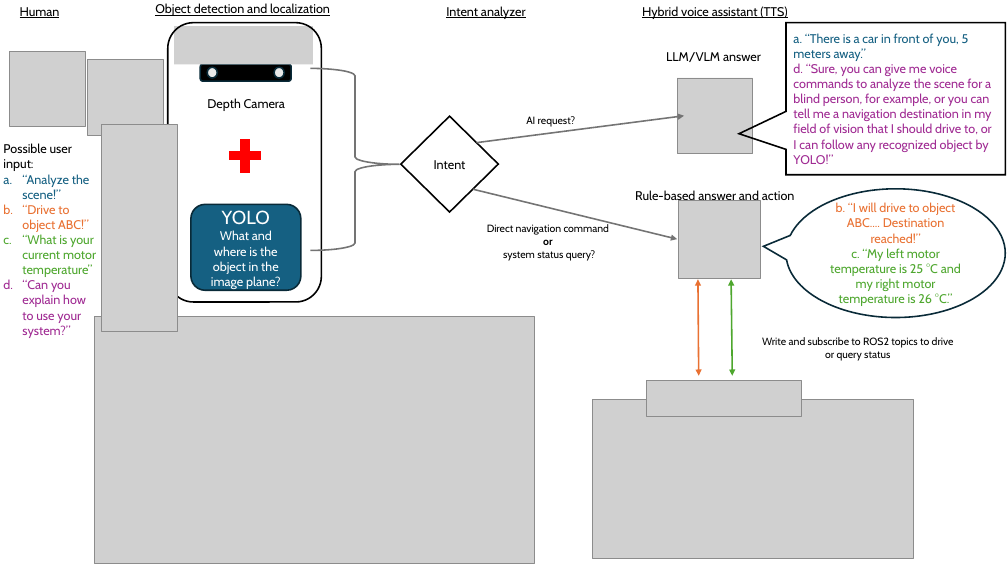
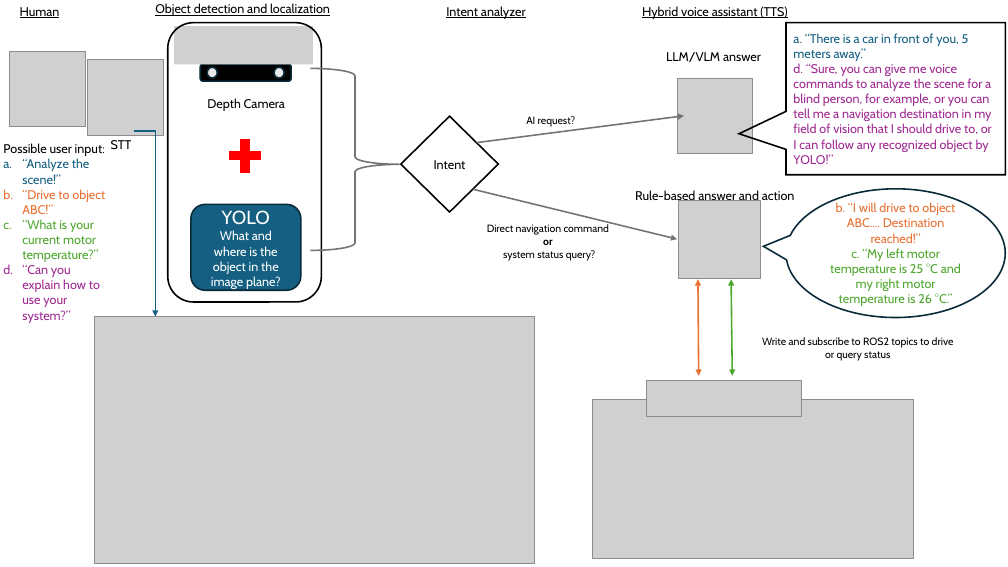
Before and after one commit to TKL01/IEEE-Technology-and-Society-Draft, a slide deck: slide 1 of images/framework_architecture.pptx. Drawn at 1008x567 pixels with LibreOffice and Linux fonts; fonts in the diff are those of the drawing; grey boxes stand for pictures. Boxes give left, top, right and bottom in pixels: in the first picture for what was removed or moved away, otherwise in the second. Text is boxed around its words. In the diff, an @@ line names an element or a change of style, - is before the commit and + after.

```diff
--- a/images/framework_architecture.pptx
+++ b/images/framework_architecture.pptx
@@ picture removed at [102, 125, 178, 332] @@
@@ elbow arrow added from (135, 130) to (155, 317), #156082 1.5 pt @@
@@ text at [22, 219, 98, 262]: text changed @@
-c. “What is your current motor temperature”
+c. “What is your current motor temperature?”
```
Also in this commit, not shown: 1 other file.
